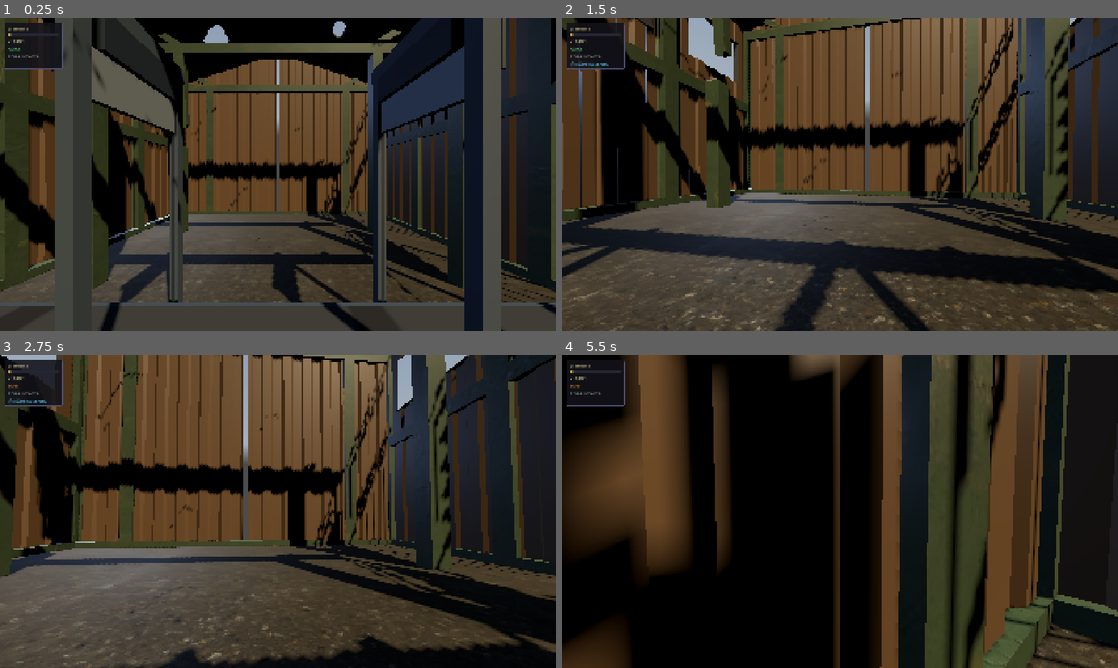
Above: before the commit, frames 1-4 (two rows, left to right).
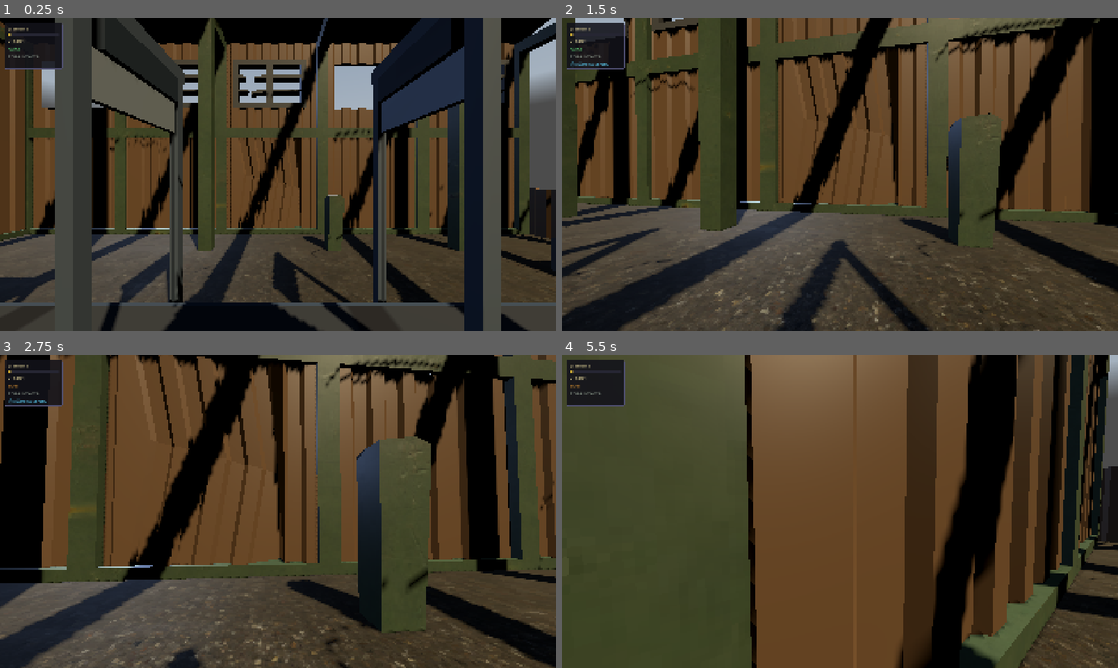
Above: after the commit, the same moments.

Repository: mateusalkimim/relativity-paradox-lab
Game: Godot game, scene res://scenes/main.tscn
Two runs of this game, one before a commit and one after it. Both use one fixed random seed, a clock stepped at 60 frames per second and the inputs below. A sky picture missing from this copy of the repository is replaced by a grey-blue gradient.
Inputs (mouse positions are in pixels of both pictures, inside the frame that each line leads up to):
- Up to frame 1 (0.25 s): no input
- Up to frame 2 (1.5 s): move the mouse to (867, 174) at 0.52 s; hold Space (action_primary) 0.53-1.28 s; hold W (move_forward) from 0.53 s (still down); move the mouse to (812, 174) at 1.27 s; tap P (slow_motion) at 1.35 s
- Up to frame 3 (2.75 s): keep holding W (move_forward); move the mouse to (289, 505) at 2.02 s; hold Q (switch_frame) from 2.03 s (still down)
- Up to frame 4 (5.5 s): keep holding W (move_forward); move the mouse to (834, 517) at 2.77 s; release Q (switch_frame) at 2.78 s; tap Space (action_primary) at 2.85 s; move the mouse to (878, 514) at 3.52 s; hold P (slow_motion) 3.53-4.28 s; move the mouse to (795, 508) at 4.27 s; tap Q (switch_frame) at 4.35 s; move the mouse to (845, 511) at 5.02 s; hold Space (action_primary) from 5.03 s (still down)

The runs differ from the first frame. In frame 1, 44% of the frame differs, in the area x 0-100%, y 0-100%; in frame 2, 57%; in frame 3, 63%; in frame 4, 78%.

Commit message:
fix(palco): esteira contida no galpão e ciclo de vida animado da tora
Galpão:
- GLB girado 90° — eixo longo (25.6u, medido no binário) alinhado com a
  esteira; paredes em x ±12.8 dão ~2.5u de folga nas pontas pro player
- Skydome recentrado; fallback procedural redimensionado (26×15×6)

Ciclo da tora (substitui o teleporte do wrap):
- Entrada: tora cai da calha de alimentação (rack em V sobre a entrada
  da esteira) com bounce — spawn em x=-7.5, traseira ainda na correia
- Saída: ao passar do rolete final (x=9.6) tomba e mergulha no poço de
  descarga; interior quase-preto mascara o despawn antes do respawn
- BOB: passada única — ao fim, mundo e scroll da correia desaceleram
  suavemente até parar (repetição via LB/B/slow-mo pelo operador)
- Volta a ALICE recentra o palco em tween (preserva posição relativa;
  se a passada terminou, recomeça com tora nova na entrada)

Cenografia nova em esteira.gd: calha (pernas, trilhos, placas em V) e
poço de descarga (interior escuro + bordas metálicas).

Co-Authored-By: Claude Opus 4.8 <noreply@anthropic.com>

Diff:
--- a/scripts/esteira.gd
+++ b/scripts/esteira.gd
@@ -26,6 +26,13 @@
 const MID_ROLLER_RADIUS: float = 0.22
 const MID_ROLLER_XS: Array[float] = [-7.5, -5.0, -2.5, 0.0, 2.5, 5.0, 7.5]
 const LEG_XS: Array[float] = [-5.0, 0.0, 5.0]
+
+# Cenografia do ciclo da tora (sincronizado com FrameController):
+# FEED_X = LOG_RESET_X — a tora cai da calha neste x
+# PIT_X — centro do poço de descarga onde a tora mergulha na saída
+const FEED_X: float = -7.5
+const PIT_X: float = 11.55
+const COLOR_PIT: Color = Color(0.04, 0.04, 0.05)  # quase-preto: lê como buraco
 
 # 2. Exportadas
 
@@ -98,6 +105,45 @@
 
 	# Bloco do motor na ponta de saída — dá direção visual à esteira
 	_add_box("Motor", Vector3(9.6, 0.30, 1.05), Vector3(0.7, 0.55, 0.5), COLOR_MOTOR, 0.4)
+
+	_build_hopper()
+	_build_discharge_pit()
+
+# Calha de alimentação: rack de aço sobre a entrada da esteira de onde a
+# tora nova cai (FrameController._spawn_tora). Pernas fora da correia (z ±1.0).
+func _build_hopper() -> void:
+	for i: int in 4:
+		var sx: float = -1.9 if i < 2 else 1.9
+		var sz: float = -1.0 if i % 2 == 0 else 1.0
+		_add_box("HopperLeg%d" % i, Vector3(FEED_X + sx, 1.1, sz),
+				Vector3(0.12, 2.2, 0.12), COLOR_RAIL)
+	_add_box("HopperRailL", Vector3(FEED_X, 2.25, -1.0), Vector3(3.95, 0.10, 0.10), COLOR_RAIL, 0.3)
+	_add_box("HopperRailR", Vector3(FEED_X, 2.25, 1.0), Vector3(3.95, 0.10, 0.10), COLOR_RAIL, 0.3)
+	# Calha em V: placas inclinadas com vão central por onde a tora é liberada
+	_add_sloped_plate("HopperPlateL", Vector3(FEED_X, 2.6, -0.42), 40.0)
+	_add_sloped_plate("HopperPlateR", Vector3(FEED_X, 2.6, 0.42), -40.0)
+
+func _add_sloped_plate(node_name: String, pos: Vector3, tilt_deg: float) -> void:
+	var mi := MeshInstance3D.new()
+	mi.name = node_name
+	mi.position = pos
+	mi.rotation_degrees.x = tilt_deg
+	var mesh := BoxMesh.new()
+	mesh.size = Vector3(4.2, 0.06, 1.0)
+	mi.mesh = mesh
+	mi.set_surface_override_material(0, _make_metal_material(COLOR_RAIL, 0.3))
+	add_child(mi)
+
+# Poço de descarga: abertura escura no chão depois da ponta da esteira.
+# A tora mergulha nele na saída e o interior quase-preto mascara o despawn.
+func _build_discharge_pit() -> void:
+	# Interior: caixa escura com topo no nível do chão — lê como buraco
+	_add_box("PitInterior", Vector3(PIT_X, -0.7, 0.0), Vector3(2.5, 1.4, 1.8), COLOR_PIT)
+	# Bordas metálicas emolduram a abertura
+	_add_box("PitRimFront", Vector3(PIT_X, 0.06, -1.0), Vector3(2.9, 0.12, 0.2), COLOR_RAIL, 0.3)
+	_add_box("PitRimBack", Vector3(PIT_X, 0.06, 1.0), Vector3(2.9, 0.12, 0.2), COLOR_RAIL, 0.3)
+	_add_box("PitRimLeft", Vector3(PIT_X - 1.35, 0.06, 0.0), Vector3(0.2, 0.12, 2.2), COLOR_RAIL, 0.3)
+	_add_box("PitRimRight", Vector3(PIT_X + 1.35, 0.06, 0.0), Vector3(0.2, 0.12, 2.2), COLOR_RAIL, 0.3)
 
 func _add_wrap_cap(node_name: String, x: float) -> void:
 	_add_cylinder(node_name, Vector3(x, 0.25, 0.0), 0.28, 1.52, COLOR_WRAP, 0.0)
--- a/scripts/frame_controller.gd
+++ b/scripts/frame_controller.gd
@@ -12,21 +12,45 @@
 # "Mundo" = MovingWorld (galpão + guilhotinas + esteira), montado por galpao.gd.
 # A tora vive FORA desse grupo justamente para não herdar a escala do mundo.
 
+enum ToraPhase { RIDING, EXITING, SPAWNING }
+
 # 1. Constantes
 const TRANSITION_DURATION: float = 2.0
-# Faixa de viagem relativa tora↔mundo — mesmos limites da esteira de 20u
-const LOG_RESET_X: float = -9.0
-const LOG_EXIT_X: float = 9.0
+# Spawn: traseira da tora (centro − 2u) ainda sobre a correia (início em -10).
+# Sincronizado com Esteira.FEED_X (calha) e galpao.LOG_RESET_X.
+const LOG_RESET_X: float = -7.5
+# Gatilho de saída: centro de gravidade próximo do rolete final (x=10) —
+# ponto em que a tora começaria a tombar de verdade
+const EXIT_TRIGGER_X: float = 9.6
+const LOG_Y: float = 0.75
+# Queda da calha: tora nasce no vão do V (Esteira._build_hopper)
+const SPAWN_Y: float = 2.35
+const SPAWN_DURATION: float = 0.6
+# Mergulho no poço de descarga (Esteira.PIT_X)
+const PIT_X: float = 11.55
+const EXIT_DURATION: float = 0.9
+const EXIT_DIVE_Y: float = -1.6
+const EXIT_SINK_Y: float = -2.4
+const EXIT_TILT_RAD: float = -1.1
+# Desaceleração suave do mundo ao fim da passada em BOB
+const BOB_STOP_DURATION: float = 1.0
 # Pico de opacidade do tint azulado durante a transição (efeito sutil, README Semana 3)
 const TINT_PEAK_ALPHA: float = 0.22
 const TINT_COLOR: Color = Color(0.45, 0.65, 1.0)
 
 # 5. Variáveis privadas
 var _world: Node3D
+var _esteira: Esteira
 var _tora: Tora
 var _guillotine_left: Guillotine
 var _guillotine_right: Guillotine
 var _tint: ColorRect
+var _phase: ToraPhase = ToraPhase.RIDING
+var _lifecycle_tween: Tween
+# Fator de desaceleração do mundo em BOB (1.0 = velocidade plena da passada)
+var _world_speed_scale: float = 1.0
+var _bob_pass_done: bool = false
+var _scroll_scale_default: float = 0.8
 
 # 7. Funções built-in
 
@@ -43,16 +67,16 @@
 		return
 	var step := GameState.belt_beta * Esteira.VISUAL_C * delta
 	if GameState.current_frame == GameState.Frame.ALICE:
-		_tora.position.x += step
-		if _tora.position.x > LOG_EXIT_X:
-			_tora.position.x = LOG_RESET_X
-			_restore_tora()
+		# Tora só viaja em RIDING; EXITING/SPAWNING são animados por tween
+		if _phase == ToraPhase.RIDING:
+			_tora.position.x += step
+			if _tora.position.x > EXIT_TRIGGER_X:
+				_begin_exit()
 	else:
 		# No referencial de Bob a tora está em repouso; é o mundo que passa por ela
-		_world.position.x -= step
-		if _tora.position.x - _world.position.x > LOG_EXIT_X:
-			_world.position.x = _tora.position.x - LOG_RESET_X
-			_restore_tora()
+		_world.position.x -= step * _world_speed_scale
+		if not _bob_pass_done and _tora.position.x - _world.position.x > EXIT_TRIGGER_X:
+			_finish_bob_pass()
 
 func _unhandled_input(event: InputEvent) -> void:
 	if event.is_action_pressed("switch_frame"):
@@ -67,8 +91,11 @@
 # 8. Funções públicas
 
 # Chamado por galpao.gd antes de add_child — injeta as referências da cena
-func setup(world: Node3D, tora: Tora, guillotine_left: Guillotine, guillotine_right: Guillotine) -> void:
+func setup(world: Node3D, esteira: Esteira, tora: Tora,
+		guillotine_left: Guillotine, guillotine_right: Guillotine) -> void:
 	_world = world
+	_esteira = esteira
+	_scroll_scale_default = esteira.uv_scroll_visual_scale
 	_tora = tora
 	_guillotine_left = guillotine_left
 	_guillotine_right = guillotine_right
@@ -114,12 +141,68 @@
 		_tora.restore()
 		GameState.set_tora_cut(false)
 
+# Saída (ALICE): a tora passa do rolete final, tomba e mergulha no poço de
+# descarga; o interior escuro do poço mascara o despawn. Depois, respawn.
+func _begin_exit() -> void:
+	_phase = ToraPhase.EXITING
+	_lifecycle_tween = create_tween().set_parallel(true)
+	_lifecycle_tween.tween_property(_tora, "position:x", PIT_X, EXIT_DURATION) \
+		.set_trans(Tween.TRANS_QUAD).set_ease(Tween.EASE_OUT)
+	_lifecycle_tween.tween_property(_tora, "position:y", EXIT_DIVE_Y, EXIT_DURATION) \
+		.set_trans(Tween.TRANS_QUAD).set_ease(Tween.EASE_IN)
+	_lifecycle_tween.tween_property(_tora, "rotation:z", EXIT_TILT_RAD, EXIT_DURATION) \
+		.set_trans(Tween.TRANS_QUAD).set_ease(Tween.EASE_IN)
+	# Afunda o resto do comprimento abaixo do chão antes do respawn
+	_lifecycle_tween.chain().tween_property(_tora, "position:y", EXIT_SINK_Y, 0.25)
+	_lifecycle_tween.chain().tween_interval(0.2)
+	_lifecycle_tween.chain().tween_callback(_spawn_tora)
+
+# Entrada (ALICE): tora nova cai da calha de alimentação com leve bounce
+func _spawn_tora() -> void:
+	_phase = ToraPhase.SPAWNING
+	_restore_tora()
+	_tora.rotation.z = 0.0
+	_tora.position = Vector3(LOG_RESET_X, SPAWN_Y, 0.0)
+	_lifecycle_tween = create_tween()
+	_lifecycle_tween.tween_property(_tora, "position:y", LOG_Y, SPAWN_DURATION) \
+		.set_trans(Tween.TRANS_BOUNCE).set_ease(Tween.EASE_OUT)
+	_lifecycle_tween.tween_callback(func() -> void: _phase = ToraPhase.RIDING)
+
+# Fim da passada em BOB: o galpão já passou inteiro pela tora. Em vez de
+# teleportar de volta, o mundo desacelera suavemente e para — a repetição
+# fica a cargo do operador (LB volta a Alice, B reseta, slow-mo no replay).
+# O scroll da correia desacelera junto para manter a coerência visual.
+func _finish_bob_pass() -> void:
+	_bob_pass_done = true
+	var tween := create_tween().set_parallel(true) \
+		.set_trans(Tween.TRANS_CUBIC).set_ease(Tween.EASE_OUT)
+	tween.tween_property(self, "_world_speed_scale", 0.0, BOB_STOP_DURATION)
+	tween.tween_property(_esteira, "uv_scroll_visual_scale", 0.0, BOB_STOP_DURATION)
+
+func _reset_bob_pass() -> void:
+	_bob_pass_done = false
+	_world_speed_scale = 1.0
+	_esteira.uv_scroll_visual_scale = _scroll_scale_default
+
+# Garante a tora assentada na correia (usado na troca de referencial,
+# que pode interromper animações de entrada/saída no meio)
+func _snap_tora_to_belt() -> void:
+	_phase = ToraPhase.RIDING
+	_tora.rotation.z = 0.0
+	_tora.position.x = clampf(_tora.position.x, LOG_RESET_X, EXIT_TRIGGER_X)
+	_tora.position.y = LOG_Y
+
 func _reset_scene() -> void:
 	GameState.reset_session()
 	get_tree().reload_current_scene()
 
 func _on_frame_changed(new_frame: GameState.Frame) -> void:
 	GameState.is_transitioning = true
+	# Animação de ciclo da tora não sobrevive à troca de referencial
+	if _lifecycle_tween != null and _lifecycle_tween.is_valid():
+		_lifecycle_tween.kill()
+	_snap_tora_to_belt()
+
 	var inv_gamma := 1.0 / GameState.get_gamma()
 	var is_bob := new_frame == GameState.Frame.BOB
 	var tora_target := 1.0 if is_bob else inv_gamma
@@ -130,6 +213,19 @@
 	tween.tween_property(_tora, "scale:x", tora_target, TRANSITION_DURATION)
 	tween.tween_property(_world, "scale:x", world_target, TRANSITION_DURATION)
 	tween.tween_method(_set_tint_progress, 0.0, 1.0, TRANSITION_DURATION)
+
+	if not is_bob:
+		# Recentra o palco: em BOB o mundo deslizou; preservamos a posição
+		# relativa tora↔galpão trazendo ambos de volta junto com a transição.
+		# Se a passada já tinha terminado, recomeça com tora nova na entrada.
+		var rel := _tora.position.x - _world.position.x
+		var tora_target_x := rel if rel <= EXIT_TRIGGER_X else LOG_RESET_X
+		if rel > EXIT_TRIGGER_X:
+			_restore_tora()
+		tween.tween_property(_world, "position:x", 0.0, TRANSITION_DURATION)
+		tween.tween_property(_tora, "position:x", tora_target_x, TRANSITION_DURATION)
+		_reset_bob_pass()
+
 	tween.chain().tween_callback(func() -> void: GameState.is_transitioning = false)
 
 func _on_velocity_changed(_beta: float) -> void:
--- a/scripts/galpao.gd
+++ b/scripts/galpao.gd
@@ -2,12 +2,15 @@
 # Copyright (C) 2026 Mateus Alkimim
 extends Node3D
 
-const GALPAO_LENGTH: float = 20.0
-const GALPAO_WIDTH: float = 8.0
-const GALPAO_HEIGHT: float = 5.0
+# Fallback procedural: dimensões aproximadas do GLB girado (26×15×6)
+const GALPAO_LENGTH: float = 26.0
+const GALPAO_WIDTH: float = 15.0
+const GALPAO_HEIGHT: float = 6.0
 const GUILLOTINE_SEPARATION: float = 4.0
 
-const LOG_RESET_X: float = -9.0
+# Sincronizado com FrameController.LOG_RESET_X: spawn com a traseira da
+# tora (centro − 2u) ainda sobre a correia (que começa em x = -10)
+const LOG_RESET_X: float = -7.5
 const LOG_Y: float = 0.75
 
 var _guillotine_left: Guillotine
@@ -59,7 +62,7 @@
 func _build_frame_controller() -> void:
 	var fc := FrameController.new()
 	fc.name = "FrameController"
-	fc.setup(_world, _tora, _guillotine_left, _guillotine_right)
+	fc.setup(_world, _esteira, _tora, _guillotine_left, _guillotine_right)
 	add_child(fc)
 
 func _build_structure() -> void:
@@ -78,7 +81,12 @@
 	var mesh_node: Node3D = packed.instantiate()
 	mesh_node.name = "GalpaoMesh"
 	mesh_node.scale = Vector3(0.25, 0.25, 0.25)
-	mesh_node.position = Vector3(0.0, -0.44, -3.0)
+	# Rotação 90°: o eixo longo do GLB (25.6u) alinha com a esteira (eixo X).
+	# Sem isso a esteira de 20u atravessa as paredes (interior x era ±7.6).
+	# Offset recentra o bbox girado: paredes ficam em x ±12.8, z ±7.6 —
+	# folga de ~2.5u nas pontas da esteira para o player passar.
+	mesh_node.rotation_degrees = Vector3(0.0, 90.0, 0.0)
+	mesh_node.position = Vector3(-3.34, -0.44, -0.06)
 	_world.add_child(mesh_node)
 	_add_trimesh_collision(mesh_node)
 
@@ -93,7 +101,8 @@
 	sphere.name = "Skydome"
 	sphere.cast_shadow = GeometryInstance3D.SHADOW_CASTING_SETTING_OFF
 
-	sphere.position = Vector3(0.0, 12.5, -3.0)
+	# Centrado no galpão girado (antes acompanhava o offset z=-3 do GLB)
+	sphere.position = Vector3(0.0, 12.5, 0.0)
 
 	var mesh := SphereMesh.new()
 	mesh.radius = 35.16
